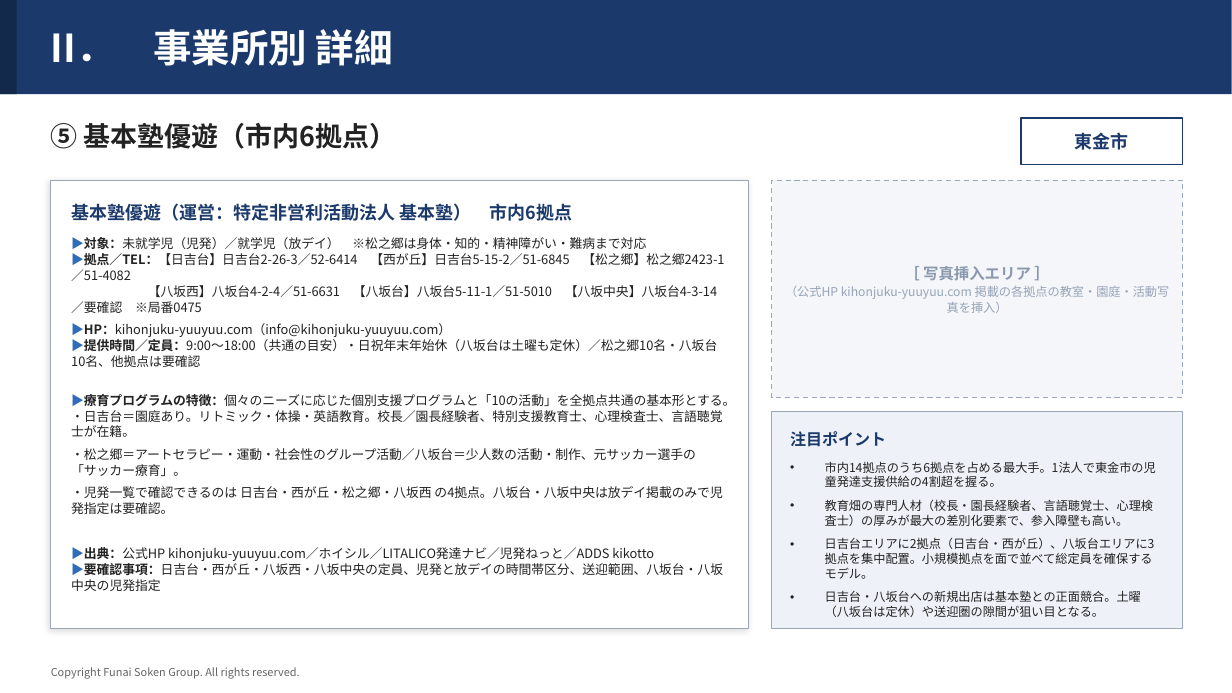
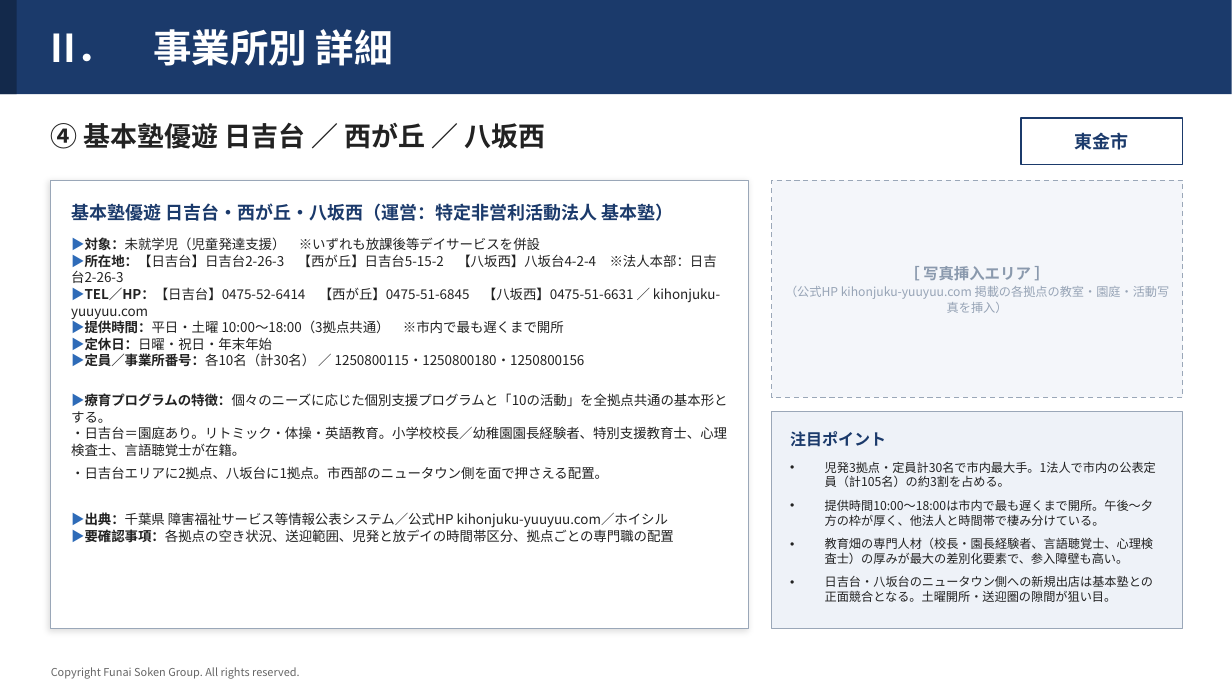
Before and after one commit to efejdjeifienfneafnwaj/-, a slide deck: slide 6 of 東金市_児童発達支援_事業所調査.pptx (slide 7 before the commit). Drawn at 1232x693 pixels with LibreOffice and Linux fonts; fonts in the diff are those of the drawing. Boxes give left, top, right and bottom in pixels: in the first picture for what was removed or moved away, otherwise in the second. Text is boxed around its words. In the diff, an @@ line names an element or a change of style, - is before the commit and + after.

```diff
--- a/東金市_児童発達支援_事業所調査.pptx
+++ b/東金市_児童発達支援_事業所調査.pptx
@@ text at [51, 123, 546, 149]: text changed @@
-⑤ 基本塾優遊（市内6拠点）
+④ 基本塾優遊 日吉台 ／ 西が丘 ／ 八坂西
@@ text at [71, 203, 673, 221]: text changed @@
-基本塾優遊（運営：特定非営利活動法人 基本塾） 市内6拠点
+基本塾優遊 日吉台・西が丘・八坂西（運営：特定非営利活動法人 基本塾）
@@ text at [71, 237, 720, 367]: text changed; size 10 to 10.5 pt @@
-▶対象：未就学児（児発）／就学児（放デイ） ※松之郷は身体・知的・精神障がい・難病まで対応
-▶拠点／TEL：【日吉台】日吉台2-26-3／52-6414 【西が丘】日吉台5-15-2／51-6845 【松之郷】松之郷2423-1／51-4082
-【八坂西】八坂台4-2-4／51-6631 【八坂台】八坂台5-11-1／51-5010 【八坂中央】八坂台4-3-14／要確認 ※局番0475
-▶HP：kihonjuku-yuuyuu.com（info@kihonjuku-yuuyuu.com）
-▶提供時間／定員：9:00〜18:00（共通の目安）・日祝年末年始休（八坂台は土曜も定休）／松之郷10名・八坂台10名、他拠点は要確認
+▶対象：未就学児（児童発達支援） ※いずれも放課後等デイサービスを併設
+▶所在地：【日吉台】日吉台2-26-3 【西が丘】日吉台5-15-2 【八坂西】八坂台4-2-4 ※法人本部：日吉台2-26-3
+▶TEL／HP：【日吉台】0475-52-6414 【西が丘】0475-51-6845 【八坂西】0475-51-6631 ／ kihonjuku-yuuyuu.com
+▶提供時間：平日・土曜 10:00〜18:00（3拠点共通） ※市内で最も遅くまで開所
+▶定休日：日曜・祝日・年末年始
+▶定員／事業所番号：各10名（計30名） ／ 1250800115・1250800180・1250800156
@@ text at [71, 393, 728, 423]: size 10 to 10.5 pt in "▶療育プログラムの特徴：個々のニーズに応じた個別支援プログラムと「10の活動」を全拠点共通の基本形とする。" @@
@@ text at [71, 426, 727, 543]: text changed; size 10 to 10.5 pt @@
-・日吉台＝園庭あり。リトミック・体操・英語教育。校長／園長経験者、特別支援教育士、心理検査士、言語聴覚士が在籍。
-・松之郷＝アートセラピー・運動・社会性のグループ活動／八坂台＝少人数の活動・制作、元サッカー選手の「サッカー療育」。
-・児発一覧で確認できるのは 日吉台・西が丘・松之郷・八坂西 の4拠点。八坂台・八坂中央は放デイ掲載のみで児発指定は要確認。
-▶出典：公式HP kihonjuku-yuuyuu.com／ホイシル／LITALICO発達ナビ／児発ねっと／ADDS kikotto
-▶要確認事項：日吉台・西が丘・八坂西・八坂中央の定員、児発と放デイの時間帯区分、送迎範囲、八坂台・八坂中央の児発指定
+・日吉台＝園庭あり。リトミック・体操・英語教育。小学校校長／幼稚園園長経験者、特別支援教育士、心理検査士、言語聴覚士が在籍。
+・日吉台エリアに2拠点、八坂台に1拠点。市西部のニュータウン側を面で押さえる配置。
+▶出典：千葉県 障害福祉サービス等情報公表システム／公式HP kihonjuku-yuuyuu.com／ホイシル
+▶要確認事項：各拠点の空き状況、送迎範囲、児発と放デイの時間帯区分、拠点ごとの専門職の配置
@@ text at [825, 461, 1156, 526]: text changed @@
-• 市内14拠点のうち6拠点を占める最大手。1法人で東金市の児童発達支援供給の4割超を握る。
+• 児発3拠点・定員計30名で市内最大手。1法人で市内の公表定員（計105名）の約3割を占める。
+• 提供時間10:00〜18:00は市内で最も遅くまで開所。午後〜夕方の枠が厚く、他法人と時間帯で棲み分けている。
@@ text at [825, 576, 1153, 602]: text changed @@
-• 日吉台エリアに2拠点（日吉台・西が丘）、八坂台エリアに3拠点を集中配置。小規模拠点を面で並べて総定員を確保するモデル。
-• 日吉台・八坂台への新規出店は基本塾との正面競合。土曜（八坂台は定休）や送迎圏の隙間が狙い目となる。
+• 日吉台・八坂台のニュータウン側への新規出店は基本塾との正面競合となる。土曜開所・送迎圏の隙間が狙い目。
```
Also in this commit, not shown: 8 other slides changed, 2 slides removed.
